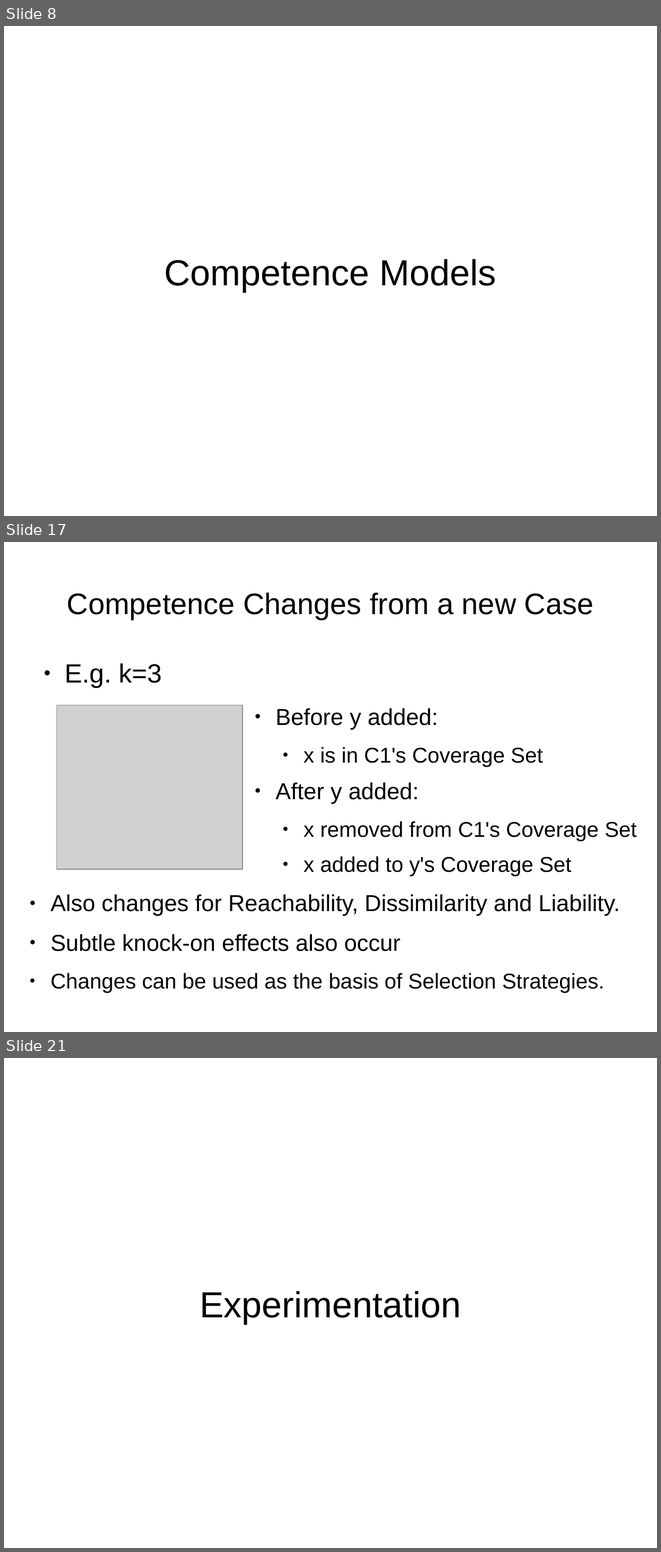
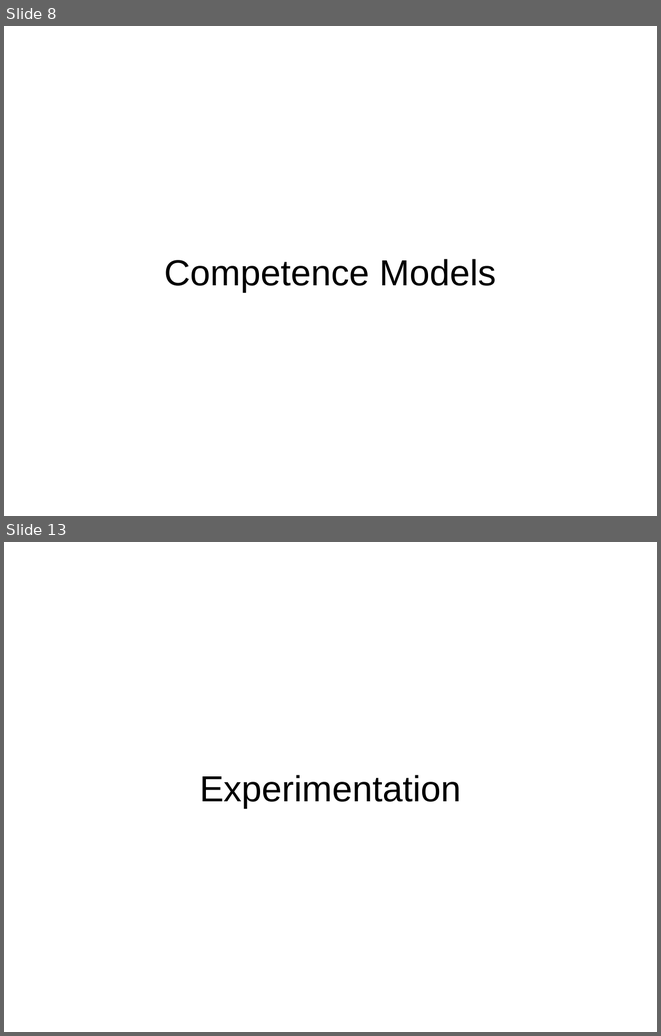
Before and after one commit to charlesmccarthyirl/FYP, a slide deck: Documentation/Demo Day/Presentation.odp. Shown one above the other, each under a label of ours: slides 8, 17 and 21 before the commit, slides 8 and 13 after it; the slides between them are not shown. The pictures are 661x1552 and 661x1036 pixels, drawn with LibreOffice and Linux fonts; fonts in the diff are those of the drawing; grey boxes stand for pictures. Boxes give left, top, right and bottom in pixels: in the first picture for what was removed or moved away, otherwise in the second. Text is boxed around its words. In the diff, an @@ line names an element or a change of style, - is before the commit and + after.

Commit message:
Updating to presentation used on the open day.

```diff
--- a/Documentation/Demo Day/Presentation.odp
+++ b/Documentation/Demo Day/Presentation.odp
@@ slide 17 removed at [4,542,657,1032], background #FFFFFF @@
@@ title removed at [67,592,593,619] @@
-Competence Changes from a new Case
@@ text removed at [64,663,161,688] @@
-● E.g. k=3
@@ picture removed at [56,705,243,869] @@
@@ text removed at [275,708,637,876] @@
-● Before y added:
-  ● x is in C1's Coverage Set
-● After y added:
-  ● x removed from C1's Coverage Set
-  ● x added to y's Coverage Set
@@ text removed at [51,894,620,992] @@
-● Also changes for Reachability, Dissimilarity and Liability.
-● Subtle knock-on effects also occur
-● Changes can be used as the basis of Selection Strategies.
@@ what was slide 21 is now slide 13 @@
```
Also in this commit, not shown: 12 slides changed, 14 slides added, 2 other slides removed.
